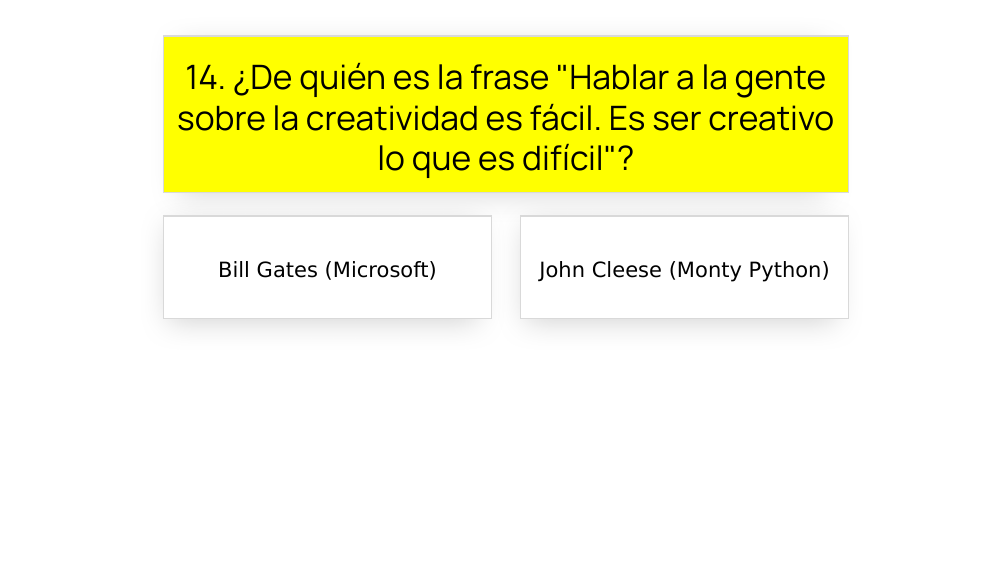
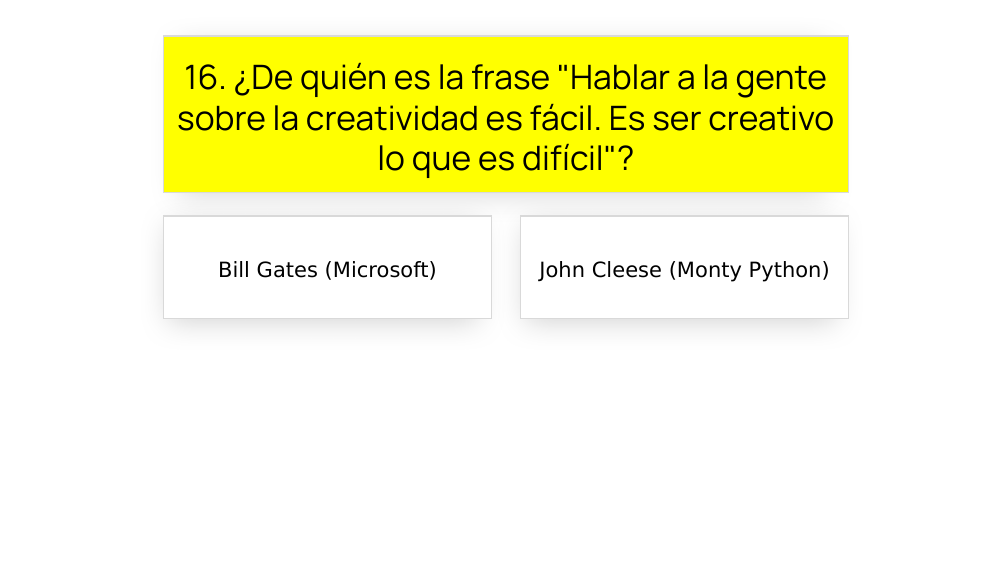
Before and after one commit to jsuarezruiz/SevillaDotNetConf2023, a slide deck: slide 33 of sevilladotnetconf-close.pptx (slide 29 before the commit). Drawn at 1008x567 pixels with LibreOffice and Linux fonts; fonts in the diff are those of the drawing. Boxes give left, top, right and bottom in pixels: in the first picture for what was removed or moved away, otherwise in the second. Text is boxed around its words. In the diff, an @@ line names an element or a change of style, - is before the commit and + after.

```diff
--- a/sevilladotnetconf-close.pptx
+++ b/sevilladotnetconf-close.pptx
@@ text in rectangle at (177, 62, 834, 178): text changed @@
-14. ¿De quién es la frase "Hablar a la gente sobre la creatividad es fácil. Es ser creativo lo que es difícil"?
+16. ¿De quién es la frase "Hablar a la gente sobre la creatividad es fácil. Es ser creativo lo que es difícil"?
```
Also in this commit, not shown: 18 other slides changed, 8 slides added, 1 other file.
